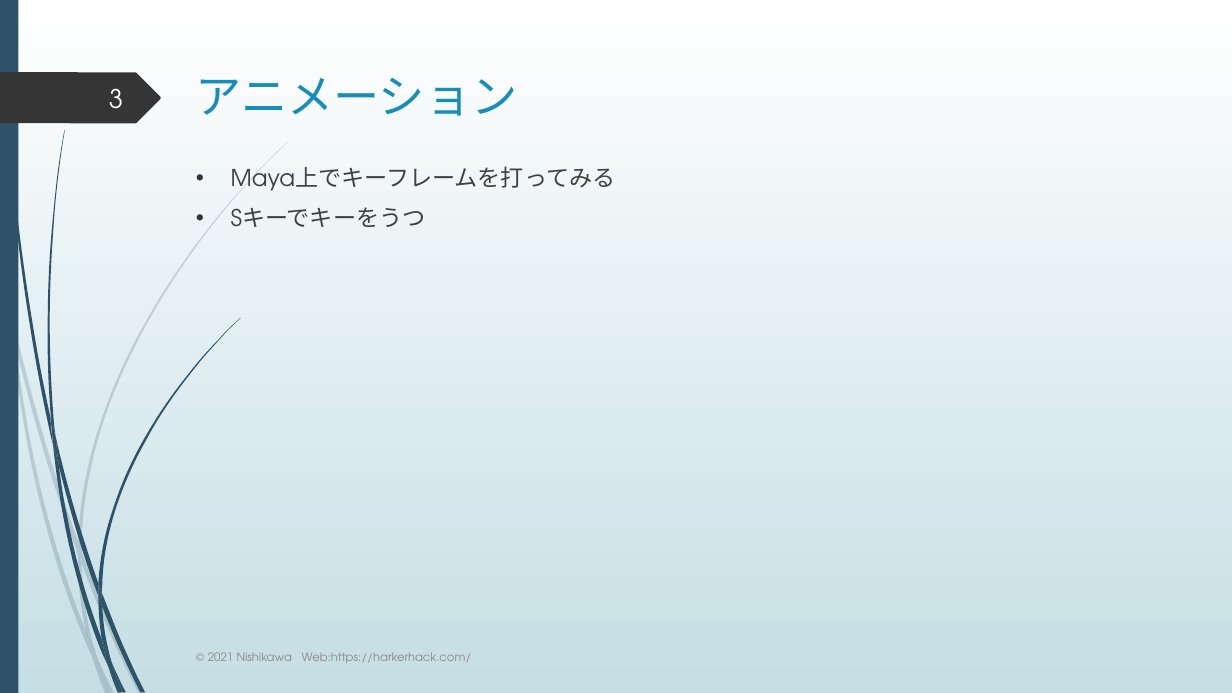
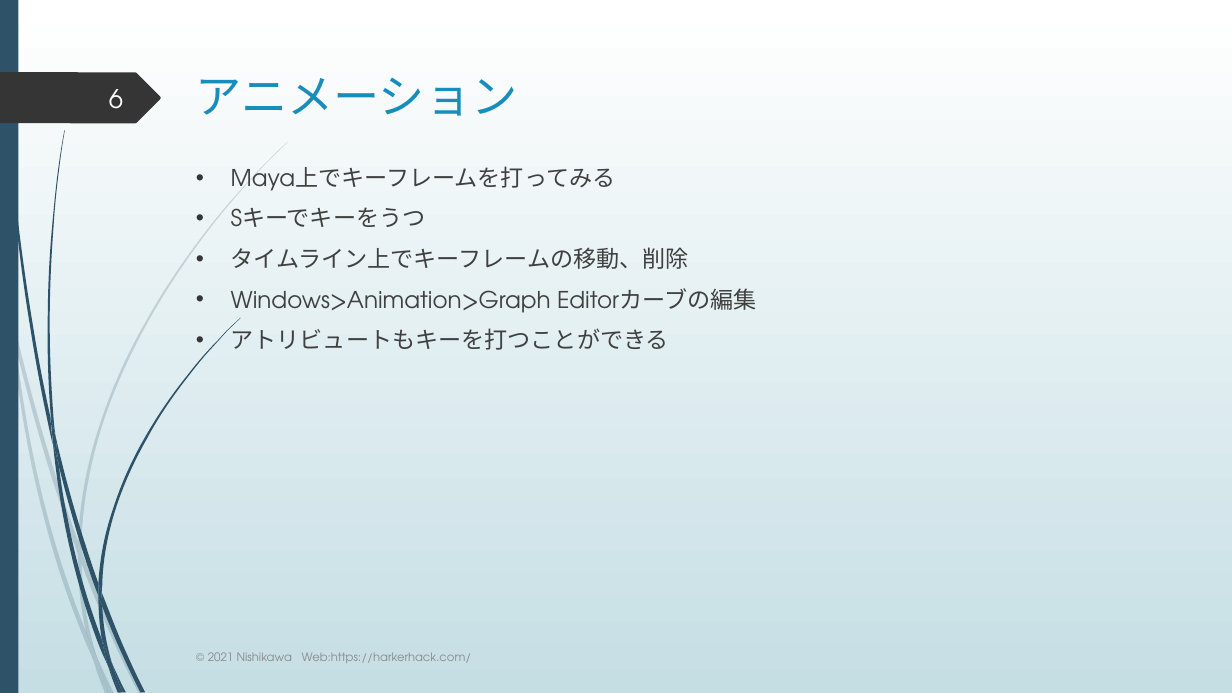
Before and after one commit to nineharker/lecturer, a slide deck: slide 6 of Mayaオペレーション１/第6回.pptx (slide 3 before the commit). Drawn at 1232x693 pixels with LibreOffice and Linux fonts; fonts in the diff are those of the drawing. Boxes give left, top, right and bottom in pixels: in the first picture for what was removed or moved away, otherwise in the second. Text is boxed around its words. In the diff, an @@ line names an element or a change of style, - is before the commit and + after.

```diff
--- a/Mayaオペレーション１/第6回.pptx
+++ b/Mayaオペレーション１/第6回.pptx
@@ page number at [109,89,123,109]: text changed @@
-3
+6
@@ text at [231,247,757,350]: paragraphs added @@
+• タイムライン上でキーフレームの移動、削除
+• Windows>Animation>Graph Editorカーブの編集
+• アトリビュートもキーを打つことができる
```
Also in this commit, not shown: 5 other slides changed, 3 slides added, 1 other file.
